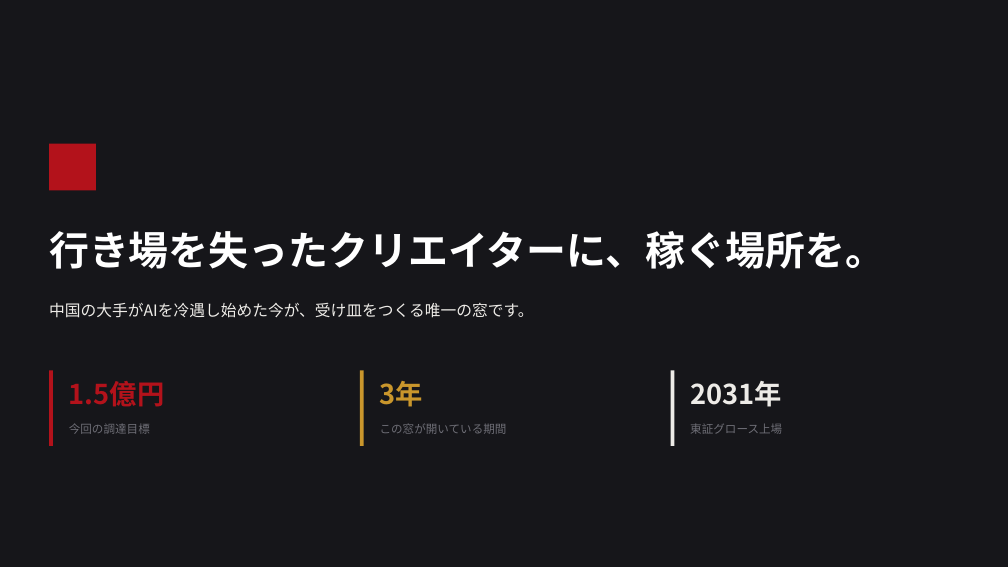
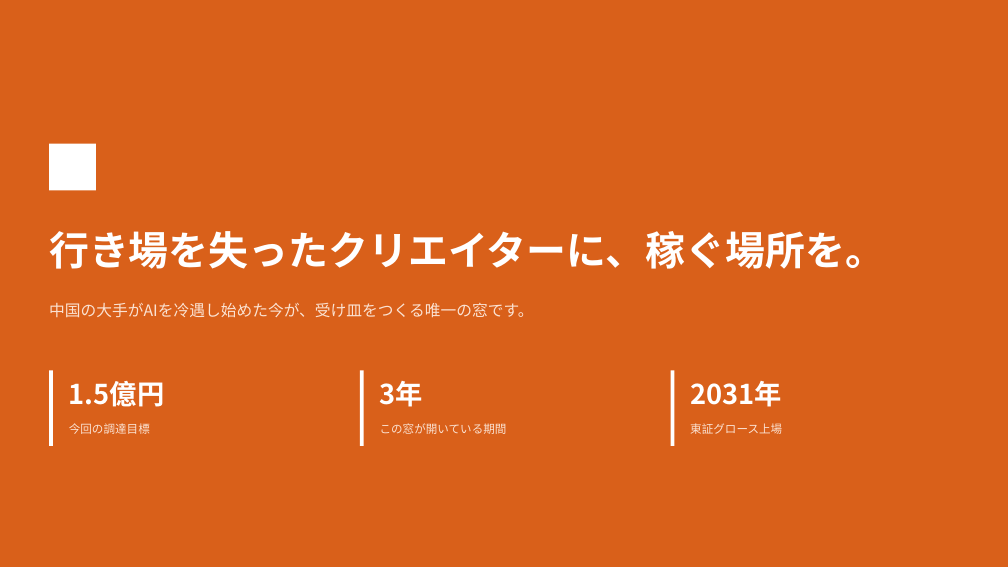
Before and after one commit to bpn333333/test, a slide deck: slide 20 of 投資家向け企画書.pptx. Drawn at 1008x567 pixels with LibreOffice and Linux fonts; fonts in the diff are those of the drawing. Boxes give left, top, right and bottom in pixels: in the first picture for what was removed or moved away, otherwise in the second. Text is boxed around its words. In the diff, an @@ line names an element or a change of style, - is before the commit and + after.

```diff
--- a/投資家向け企画書.pptx
+++ b/投資家向け企画書.pptx
@@ background #16161A to #D9601A @@
@@ rectangle at [49, 144, 96, 191]: fill #B3121B to #FFFFFF @@
@@ text "中国の大手がAIを冷遇し始めた今が、受け皿をつくる唯一の窓です。" at [49, 303, 533, 318]: text colour #EDEBE7 to #FBE2D2 @@
@@ rectangle at [49, 371, 53, 446]: fill #B3121B to #FFFFFF @@
@@ text "1.5億円" at [69, 381, 165, 407]: text colour #B3121B to #FFFFFF @@
@@ rectangle at [360, 371, 364, 446]: fill #C9962C to #FFFFFF @@
@@ text "3年" at [380, 381, 423, 407]: text colour #C9962C to #FFFFFF @@
@@ rectangle at [671, 371, 675, 446]: fill #EDEBE7 to #FFFFFF @@
@@ text "2031年" at [690, 381, 782, 407]: text colour #EDEBE7 to #FFFFFF @@
@@ text colour #6E6E76 to #FBE2D2 in 3 elements at [69, 423, 150, 434], [380, 423, 507, 434], [690, 423, 782, 434] @@
```
Also in this commit, not shown: 16 other slides changed, 2 other files.
